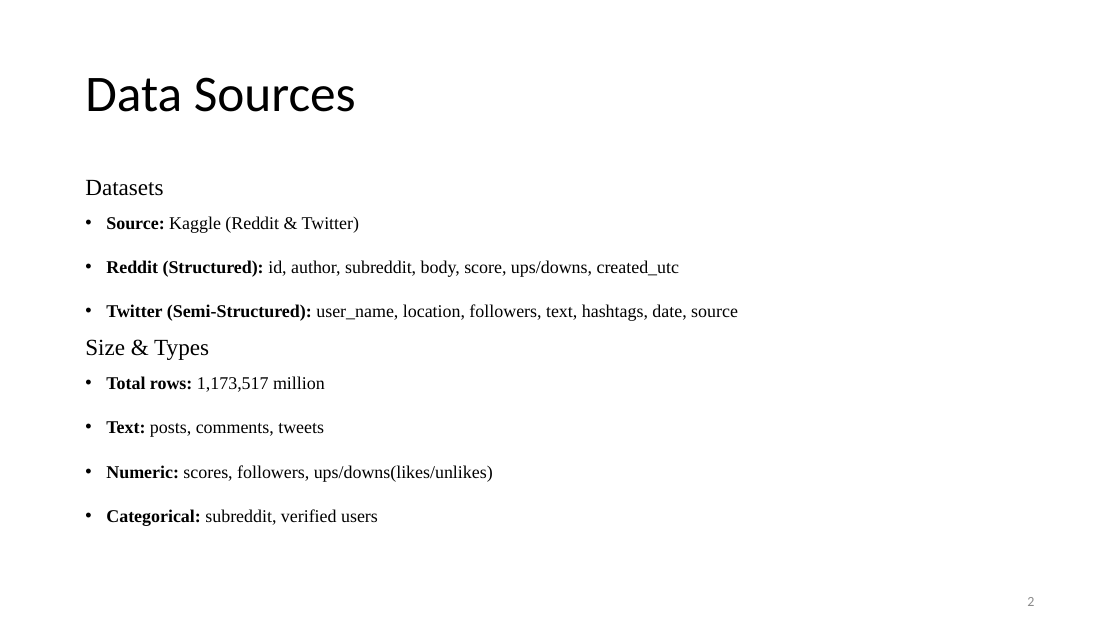
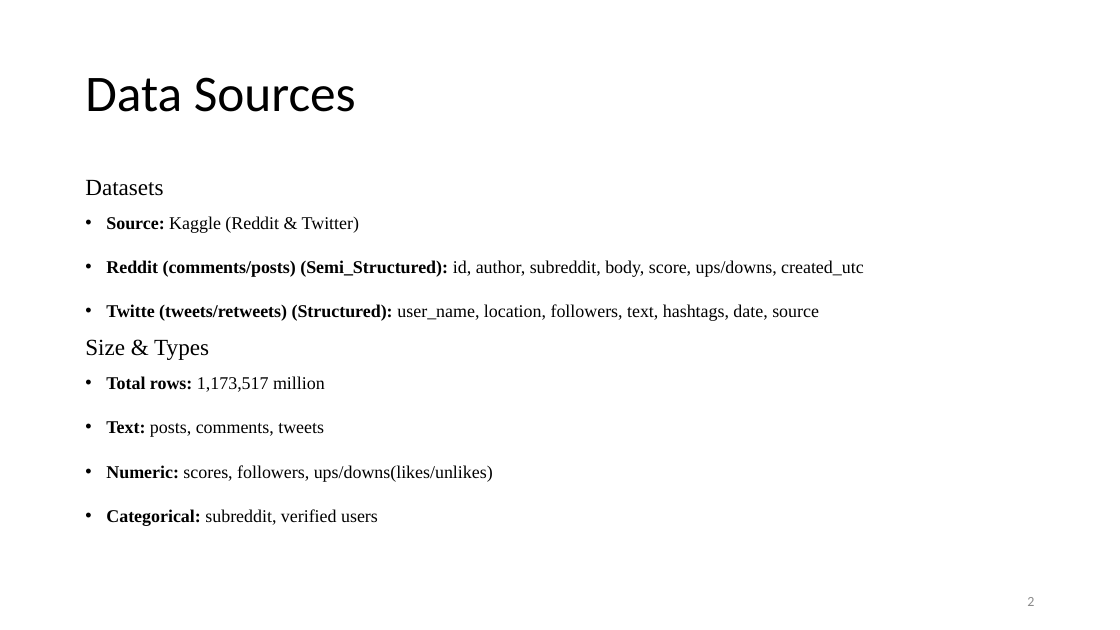
Before and after one commit to sol1927/ml, a slide deck: slide 3 of SOCIAL MEDIA SENTIMENT.pptx. Drawn at 1120x630 pixels with LibreOffice and Linux fonts; fonts in the diff are those of the drawing. Boxes give left, top, right and bottom in pixels: in the first picture for what was removed or moved away, otherwise in the second. Text is boxed around its words. In the diff, an @@ line names an element or a change of style, - is before the commit and + after.

```diff
--- a/SOCIAL MEDIA SENTIMENT.pptx
+++ b/SOCIAL MEDIA SENTIMENT.pptx
@@ text at (106,260,864,321): text changed @@
-• Reddit (Structured): id, author, subreddit, body, score, ups/downs, created_utc
-• Twitter (Semi-Structured): user_name, location, followers, text, hashtags, date, source
+• Reddit (comments/posts) (Semi_Structured): id, author, subreddit, body, score, ups/downs, created_utc
+• Twitte (tweets/retweets) (Structured): user_name, location, followers, text, hashtags, date, source
```
Also in this commit, not shown: 4 other slides changed, 9 other files.
